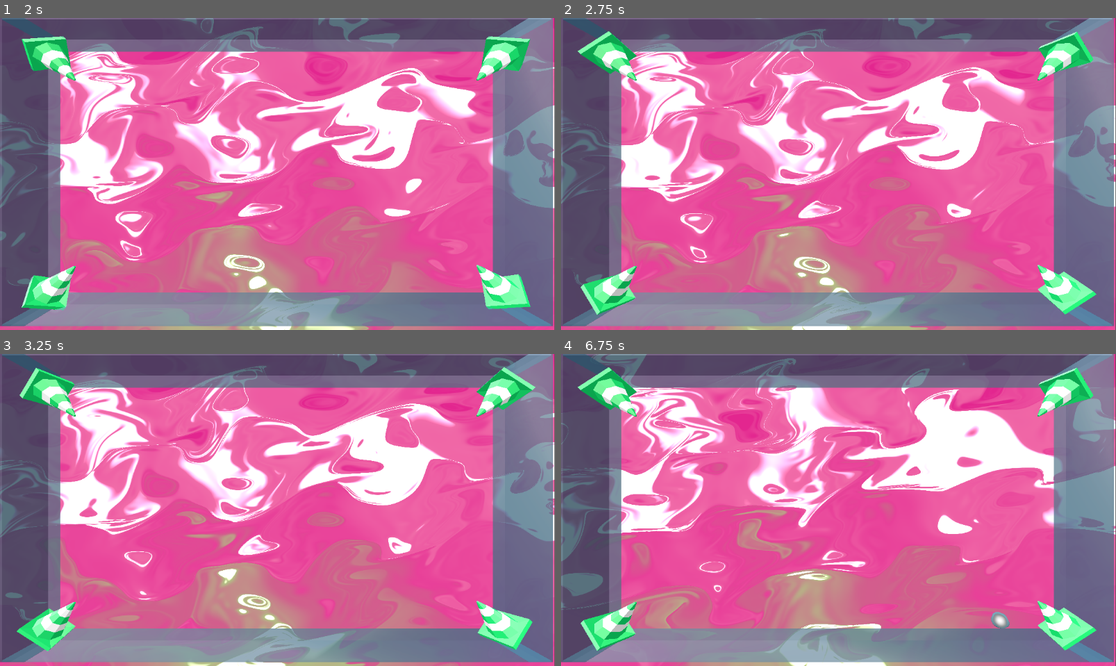
Above: before the commit, frames 1-4 (two rows, left to right).
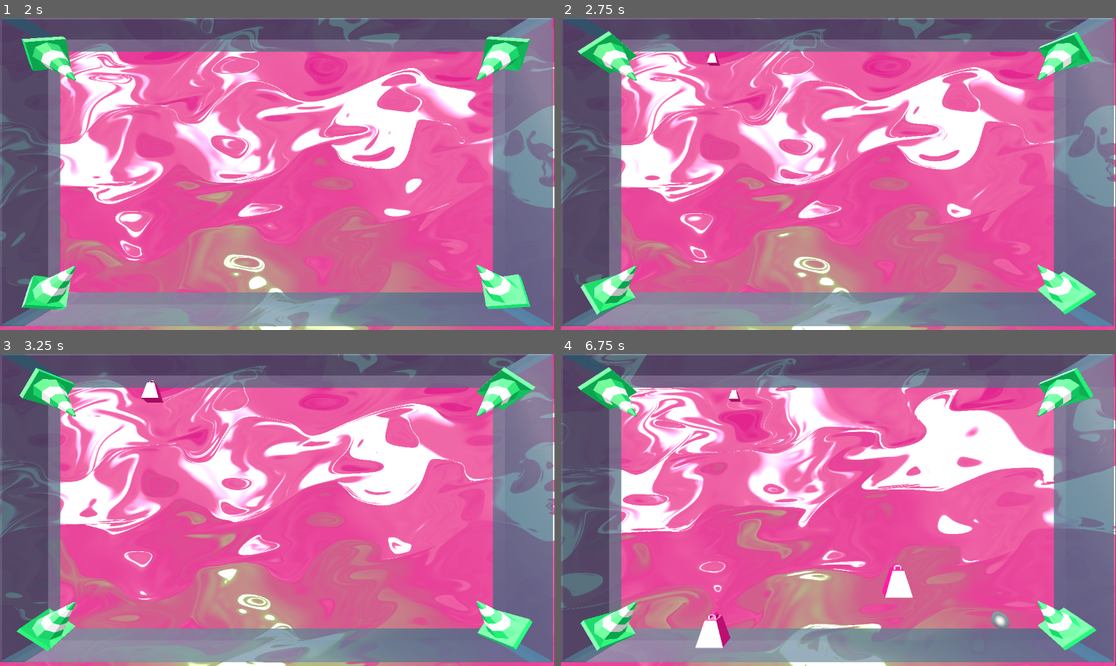
Above: after the commit, the same moments.

Repository: Ultimo-Momento-Responsable/GGJ2025
Game: Godot game, scene res://scenes/viewport.tscn
The game is run twice, just before and just after one commit, with the same random seed, the same clock (stepped at 60 frames per second) and the same inputs.
Inputs:
- Up to frame 1 (2 s): no input
- Up to frame 2 (2.75 s): no input
- Up to frame 3 (3.25 s): no input
- Up to frame 4 (6.75 s): no input

Frame 1 is identical in both runs. In frame 2, less than 0.1% of the frame differs, in the area x 26-29%, y 11-16%; in frame 3, 0.2%; in frame 4, 1.0%, in the area x 24-64%, y 11-95%.

Commit message:
WIP: updated pull

Diff:
--- a/scenes/arena_base.tscn
+++ b/scenes/arena_base.tscn
@@ -7,6 +7,8 @@
 [ext_resource type="PackedScene" uid="uid://cndcrfwk8px4f" path="res://scenes/game_objects/bubbleBoost.tscn" id="3_t5qi0"]
 [ext_resource type="Script" path="res://scripts/swords.gd" id="6_vqiep"]
 [ext_resource type="PackedScene" uid="uid://bwbrq0sroeebg" path="res://scenes/game_objects/cone.tscn" id="7_d5m40"]
+[ext_resource type="Script" path="res://scripts/weights.gd" id="7_46lpy"]
+[ext_resource type="PackedScene" uid="uid://dlq4cok71iv22" path="res://scenes/game_objects/weight.tscn" id="8_jmowg"]
 
 [sub_resource type="Environment" id="Environment_vhovg"]
 background_color = Color(1, 1, 1, 1)
@@ -72,3 +74,6 @@
 
 [node name="ConeDL" parent="WorldEnvironment" instance=ExtResource("7_d5m40")]
 transform = Transform3D(0.707107, 0.707107, 0, -0.707107, 0.707107, 0, 0, 0, 1, -15.9386, -7.96325, 0)
+[node name="Weights" type="Node3D" parent="WorldEnvironment"]
+script = ExtResource("7_46lpy")
+booster = ExtResource("8_jmowg")
--- /dev/null
+++ b/scenes/game_objects/weight.tscn
@@ -0,0 +1,17 @@
+[gd_scene load_steps=4 format=3 uid="uid://dlq4cok71iv22"]
+
+[ext_resource type="PackedScene" uid="uid://bc012dmlvsw10" path="res://Assets/3d_models/weight/weight.glb" id="1_k2ioh"]
+[ext_resource type="Script" path="res://scripts/weight.gd" id="1_li8sa"]
+
+[sub_resource type="BoxShape3D" id="BoxShape3D_ycbij"]
+size = Vector3(1.36676, 1.83582, 1)
+
+[node name="RigidBody3D" type="RigidBody3D" groups=["hazards"]]
+mass = 10.0
+script = ExtResource("1_li8sa")
+
+[node name="CollisionShape3D" type="CollisionShape3D" parent="."]
+transform = Transform3D(1, 0, 0, 0, 1, 0, 0, 0, 1, 0.00912476, 1.01934, 0)
+shape = SubResource("BoxShape3D_ycbij")
+
+[node name="weight" parent="." instance=ExtResource("1_k2ioh")]
--- /dev/null
+++ b/scripts/weight.gd
@@ -0,0 +1,23 @@
+extends RigidBody3D
+
+# @export var base_speed: float = 10.0
+
+# Called when the node enters the scene tree for the first time.
+func _ready() -> void:
+	$CollisionShape3D.disabled = true
+	scale = Vector3(0.0, 0.0, 0.0)
+	var tween = create_tween()
+	tween.tween_property(self, "scale", Vector3(1.0, 1.0 ,1.0), 2.0)
+	await tween.finished
+	$CollisionShape3D.disabled = false
+	apply_impulse(Vector3.DOWN)
+	# linear_velocity = base_speed * Vector3.DOWN
+
+func _process(delta):
+	pass
+
+func _on_body_entered(body:Node):
+	print(body, " entered")
+
+func destroy():
+	queue_free()
--- /dev/null
+++ b/scripts/weights.gd
@@ -0,0 +1,18 @@
+extends Node3D
+
+# Carga la escena del objeto que quieres instanciar
+@export var booster: PackedScene
+@export var spawn_interval = 2  # Tiempo entre instancias en segundos
+
+var spawn_timer = 0.0
+
+func _process(delta):
+	spawn_timer += delta
+	if spawn_timer >= spawn_interval:
+		spawn_timer = 0.0
+		spawn_object()
+
+func spawn_object():
+	var new_object = booster.instantiate()
+	add_child(new_object)
+	new_object.global_transform.origin = Vector3(randf_range(-12, 12), 8.0, 0)
